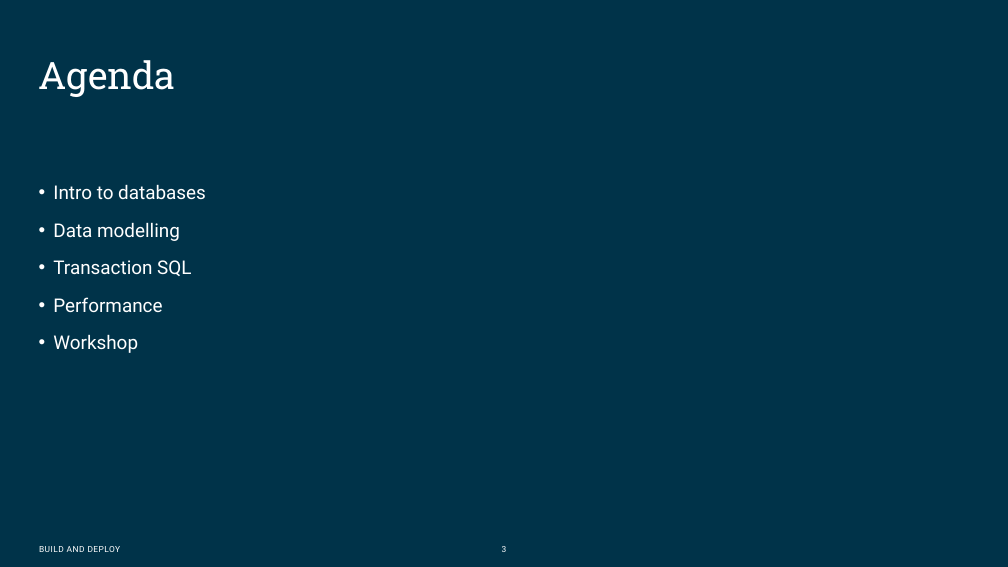
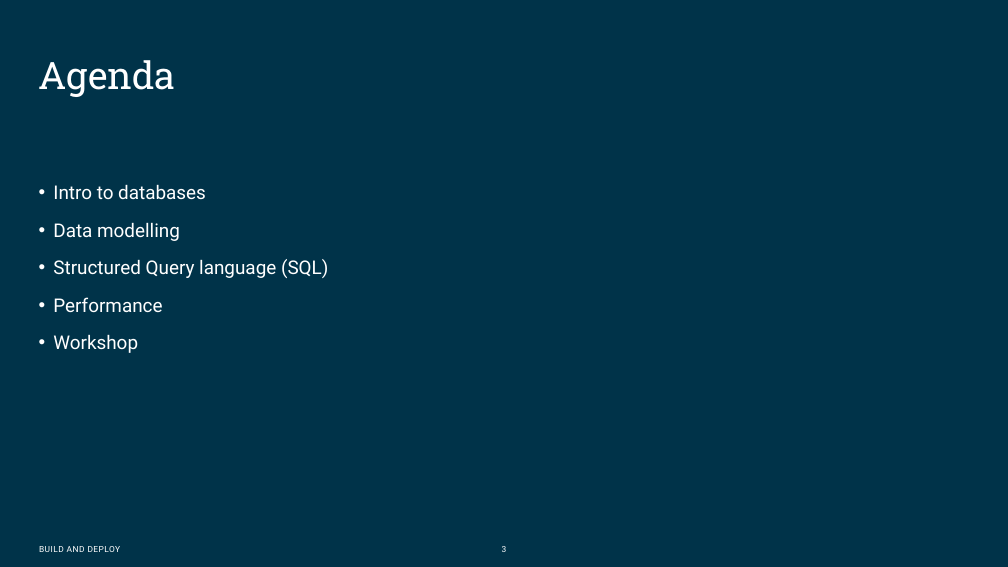
Before and after one commit to Omegapoint-Norge-Academy/storage-and-databases, a slide deck: slide 3 of Presentation material/Databases APP.pptx. Drawn at 1008x567 pixels with LibreOffice and Linux fonts; fonts in the diff are those of the drawing; background and template pictures are left out. Boxes give left, top, right and bottom in pixels: in the first picture for what was removed or moved away, otherwise in the second. Text is boxed around its words. In the diff, an @@ line names an element or a change of style, - is before the commit and + after.

```diff
--- a/Presentation material/Databases APP.pptx
+++ b/Presentation material/Databases APP.pptx
@@ text at (53,259,328,278): text changed @@
-• Transaction SQL
+• Structured Query language (SQL)
```
Also in this commit, not shown: 6 other slides changed, 1 slide added, 4 other files.
